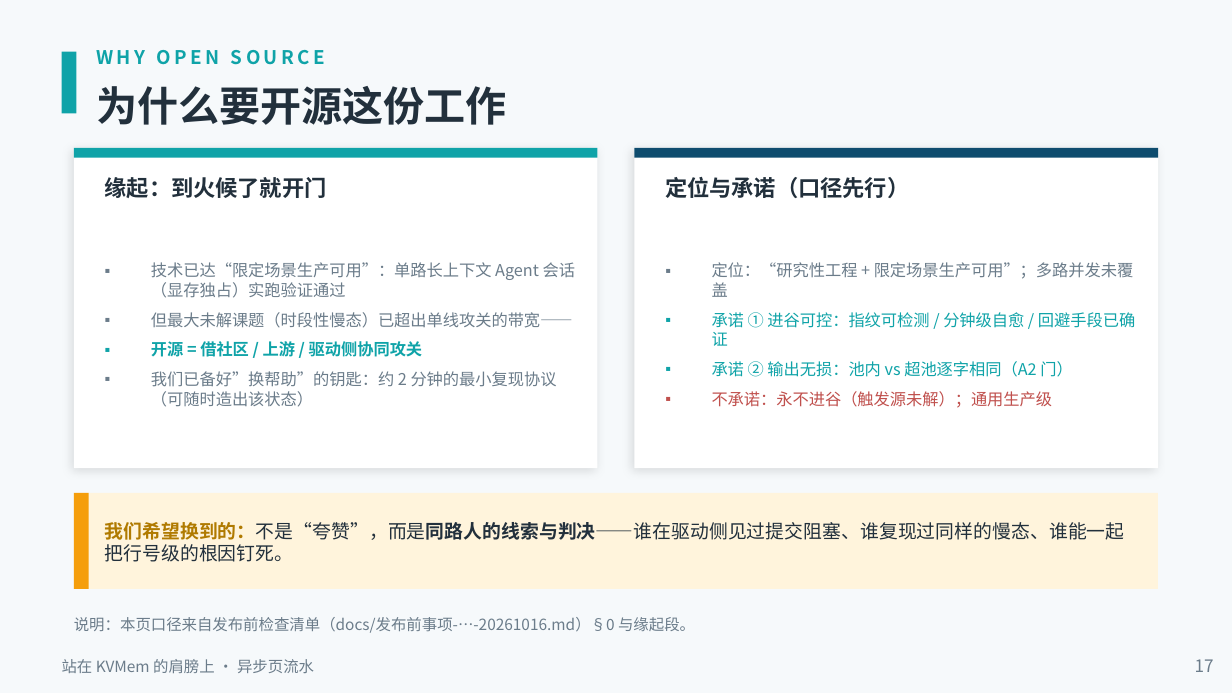
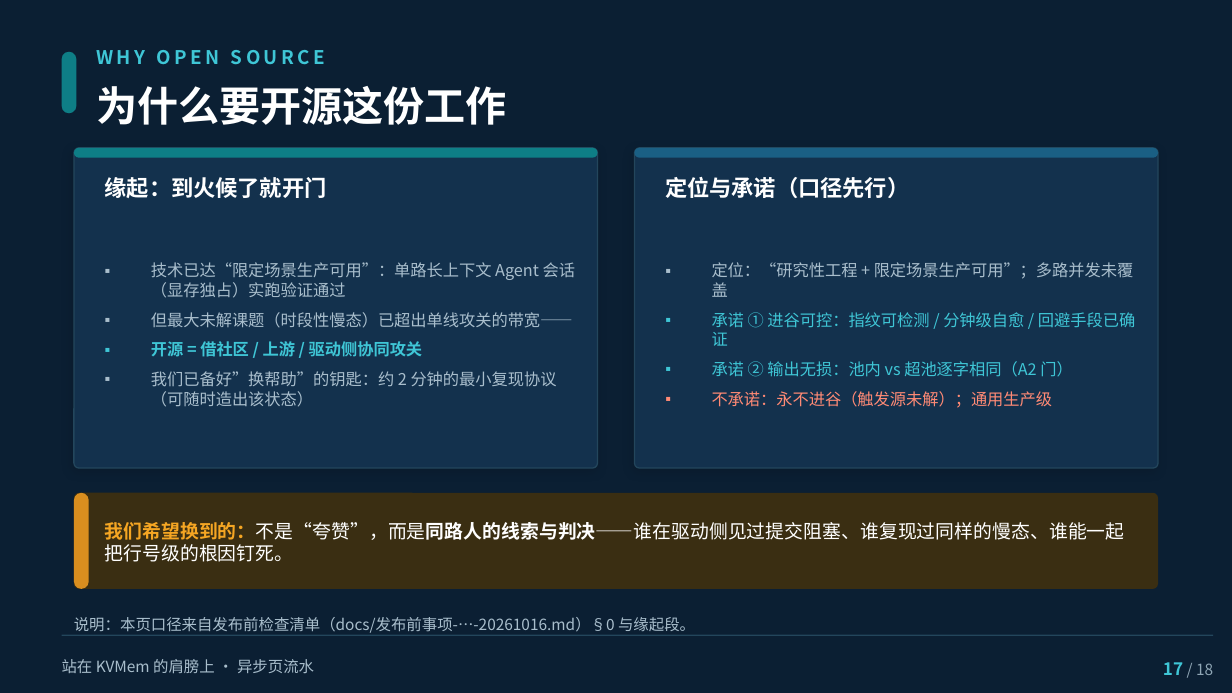
Before and after one commit to paicat1/Ninfer-KVMem-Async, a slide deck: slide 17 of docs/异步页流水-技术说明.pptx. Drawn at 1232x693 pixels with LibreOffice and Linux fonts; fonts in the diff are those of the drawing. Boxes give left, top, right and bottom in pixels: in the first picture for what was removed or moved away, otherwise in the second. Text is boxed around its words. In the diff, an @@ line names an element or a change of style, - is before the commit and + after.

```diff
--- a/docs/异步页流水-技术说明.pptx
+++ b/docs/异步页流水-技术说明.pptx
@@ background #F6F9FB to #0B1F33 @@
@@ rectangle removed at box(62, 52, 76, 113) @@
@@ rounded rectangle added at box(62, 52, 76, 113), fill #0E7E86 @@
@@ text "WHY OPEN SOURCE" at box(96, 50, 325, 64): text colour #0FA3A8 to #3FC6D6 @@
@@ rectangle removed at box(74, 148, 598, 468) @@
@@ rectangle removed at box(74, 148, 598, 158) @@
@@ rounded rectangle added at box(74, 148, 598, 468), fill #13314D, outline #23465C 0.75 pt @@
@@ rounded rectangle added at box(74, 148, 598, 158), fill #0E7E86 @@
@@ rectangle removed at box(634, 148, 1158, 468) @@
@@ rectangle removed at box(634, 148, 1158, 158) @@
@@ rounded rectangle added at box(634, 148, 1158, 468), fill #13314D, outline #23465C 0.75 pt @@
@@ rounded rectangle added at box(634, 148, 1158, 158), fill #1A5F84 @@
@@ text colour #22303C to #FFFFFF in 3 elements at box(96, 86, 507, 125), box(105, 177, 327, 198), box(665, 177, 909, 198) @@
@@ text "技术已达“限定场景生产可用”：单路长上下文 Agent 会话（显存独占）实跑验证通过" at box(151, 262, 575, 407): text colour #6B7C8A to #A9BECC in "技术已达“限定场景生产可用”：单路长上下文 Agent 会话（显存独占）实跑验证通过", "但最大未解课题（时段性慢态）已超出单线攻关的带宽——", "我们已备好”换帮助”的钥匙：约 2 分钟的最小复现协议（可随时造出该状态）"; text colour #0FA3A8 to #3FC6D6 in "开源 = 借社区 / 上游 / 驱动侧协同攻关" @@
@@ text "定位：“研究性工程 + 限定场景生产可用”；多路并发未覆盖" at box(712, 262, 1135, 408): text colour #6B7C8A to #A9BECC in "定位：“研究性工程 + 限定场景生产可用”；多路并发未覆盖"; text colour #0FA3A8 to #3FC6D6 in "承诺 ① 进谷可控：指纹可检测 / 分钟级自愈 / 回避手段已确证", "承诺 ② 输出无损：池内 vs 超池逐字相同（A2 门）"; text colour #C0504D to #FF8A75 in "不承诺：永不进谷（触发源未解）；通用生产级" @@
@@ rectangle removed at box(74, 493, 1158, 589) @@
@@ rectangle removed at box(74, 493, 89, 589) @@
@@ rounded rectangle added at box(74, 493, 1158, 589), fill #3A2E12 @@
@@ rounded rectangle added at box(74, 493, 89, 589), fill #D98E1F @@
@@ text "我们希望换到的：不是“夸赞”，而是同路人的线索与判决——谁在驱动侧见过提交阻塞、谁复现过同样的慢态、谁能一起把行号级的根 ..." at box(105, 522, 1125, 562): text colour #B07A00 to #F5A623, text colour #22303C to #FFFFFF in "我们希望换到的：不是“夸赞”，而是同路人的线索与判决——谁在驱动侧见过提交阻塞、谁复现过同样的慢态、谁能一起把行号级的根 ..." @@
@@ text "说明：本页口径来自发布前检查清单（docs/发布前事项-…-20261016.md）§0 与缘起段。" at box(74, 617, 695, 633): text colour #6B7C8A to #A9BECC @@
@@ text "站在 KVMem 的肩膀上 · 异步页流水" at box(62, 659, 314, 674): text colour #6B7C8A to #A9BECC @@
@@ rectangle added at box(62, 634, 1214, 636), fill #23465C @@
@@ text at box(1163, 662, 1213, 675): text changed; size 10 to 9 pt; text colour #6B7C8A to #8FA6B5 @@
-17
+17 / 18
```
Also in this commit, not shown: 17 other slides changed, 8 other files.
